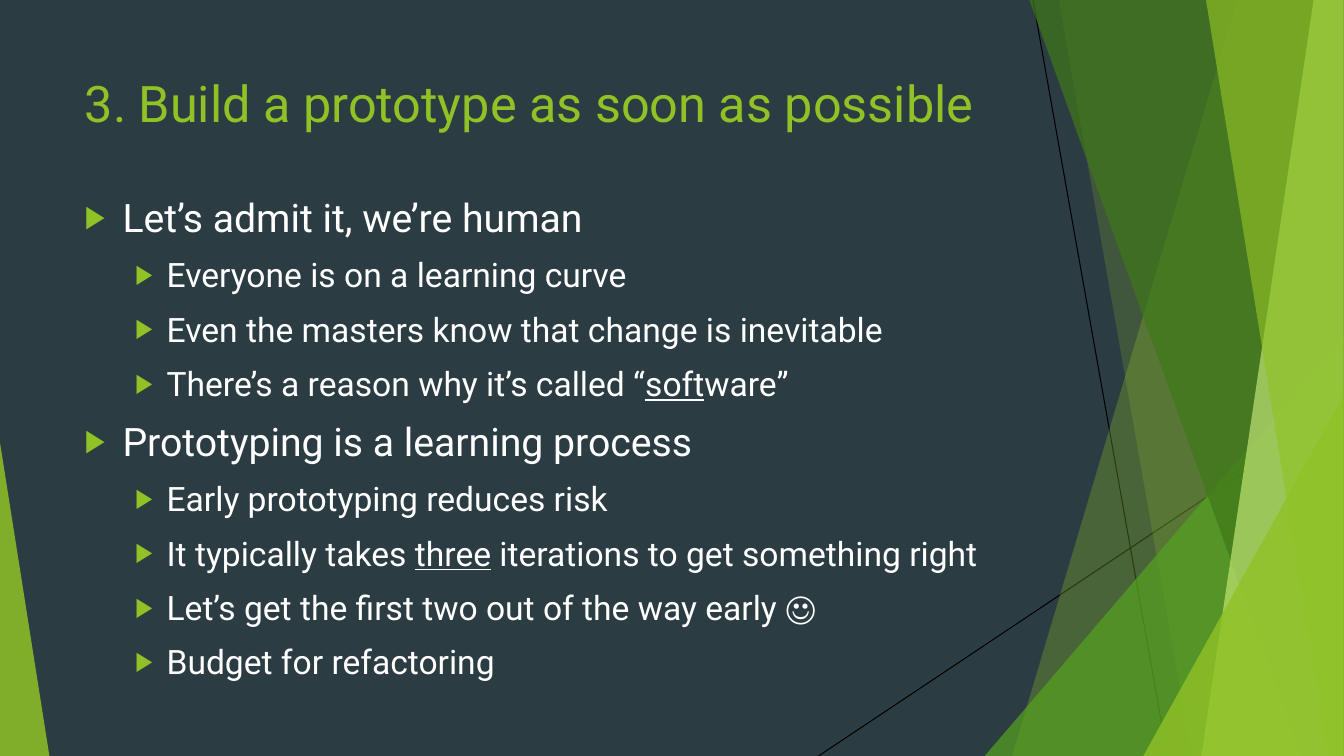
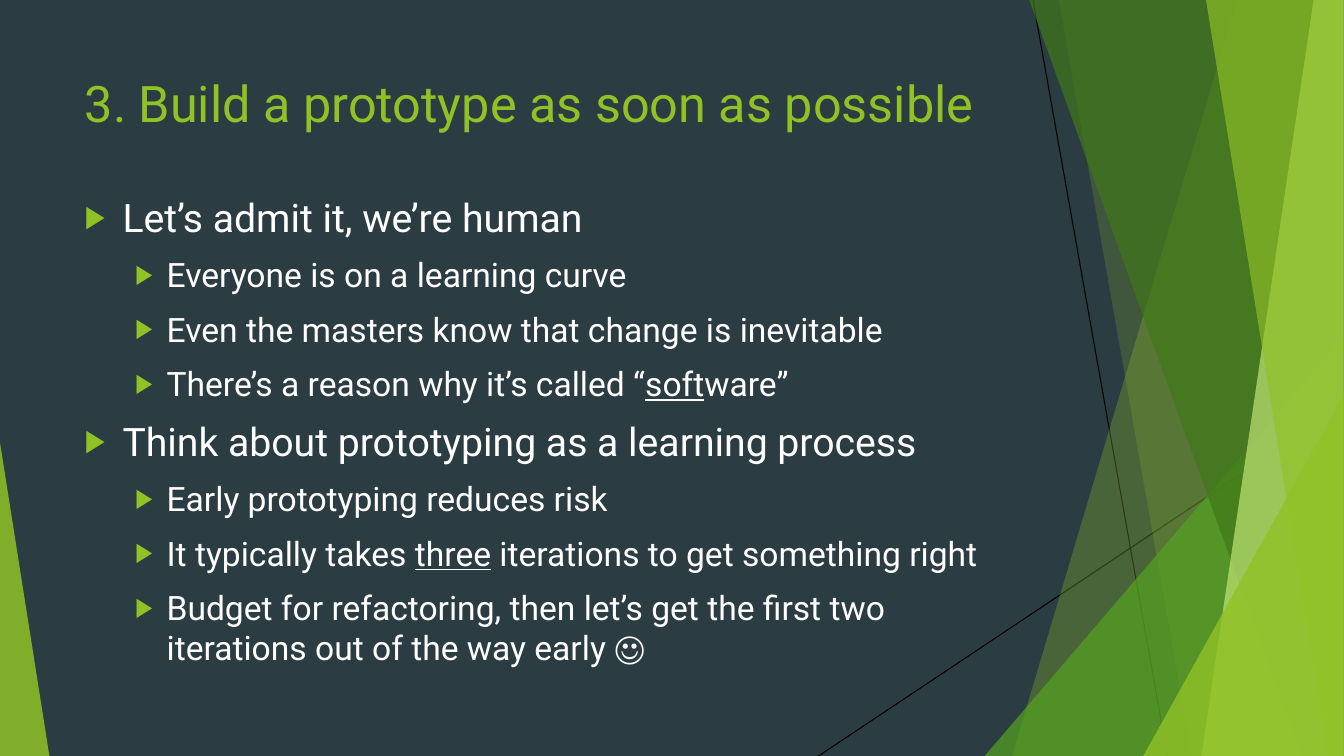
Before and after one commit to rudderfeet/the-unix-philosophy, a slide deck: slide 9 of The Unix Philosophy.pptx. Drawn at 1344x756 pixels with LibreOffice and Linux fonts; fonts in the diff are those of the drawing; background and template pictures are left out. Boxes give left, top, right and bottom in pixels: in the first picture for what was removed or moved away, otherwise in the second. Text is boxed around its words. In the diff, an @@ line names an element or a change of style, - is before the commit and + after.

```diff
--- a/The Unix Philosophy.pptx
+++ b/The Unix Philosophy.pptx
@@ text at box(123, 426, 916, 465): text changed @@
-▶ Prototyping is a learning process
+▶ Think about prototyping as a learning process
@@ text at box(167, 594, 885, 667): text changed @@
-  ▶ Let’s get the first two out of the way early ☺
-  ▶ Budget for refactoring
+  ▶ Budget for refactoring, then let’s get the first two iterations out of the way early ☺
```
Also in this commit, not shown: 10 other slides changed.
